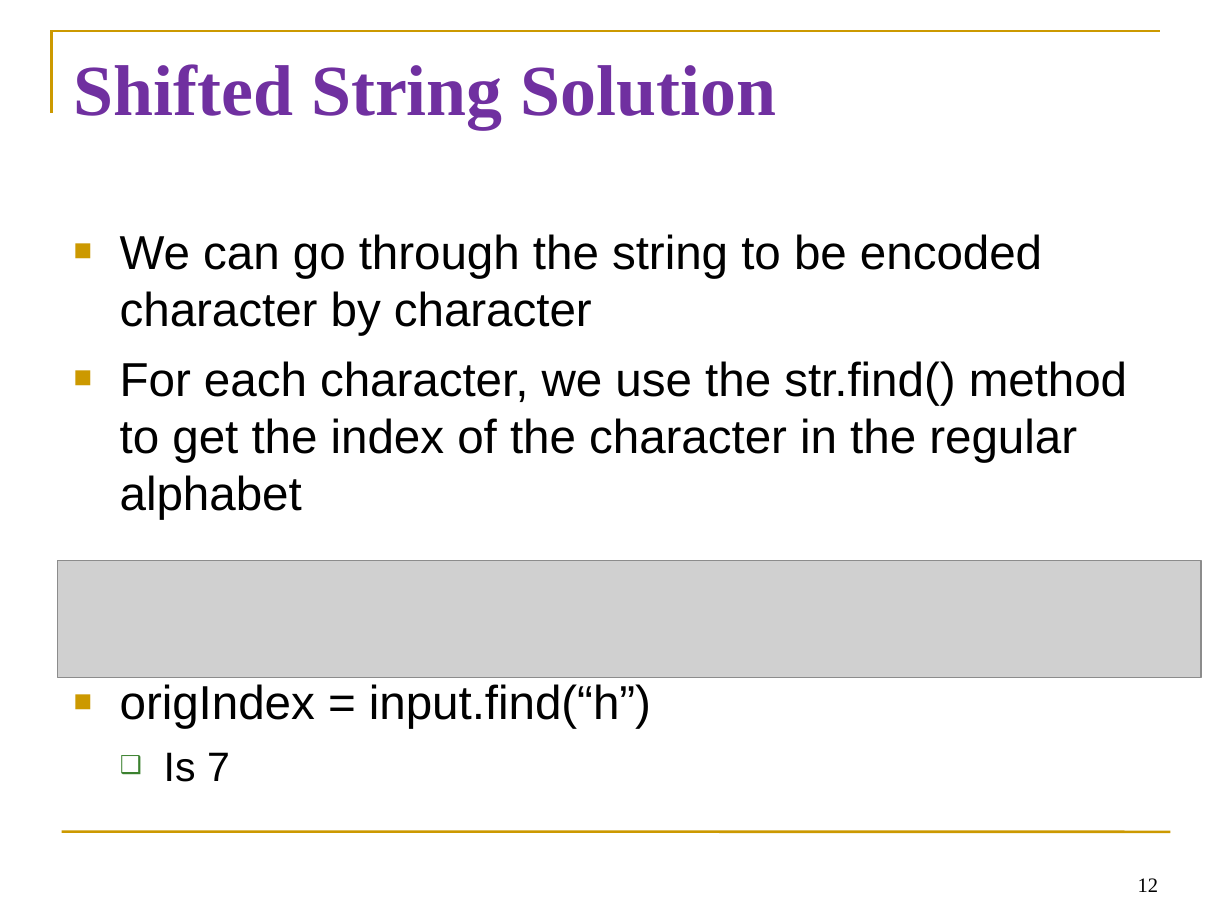
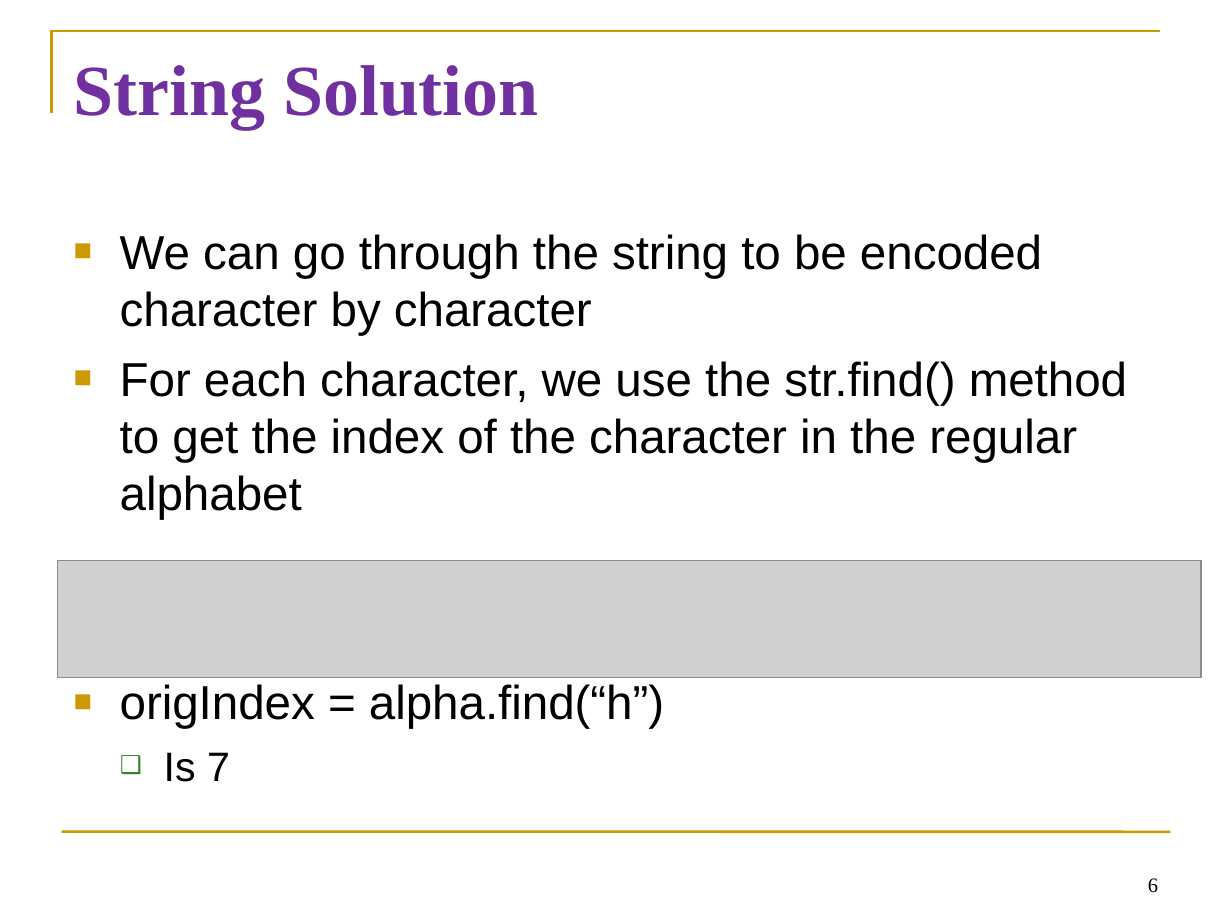
Before and after one commit to diesburg/teaching-intro-to-python-fall-2024, a slide deck: slide 6 of sessions/s19/s19.ppt (slide 12 before the commit). Drawn at 1232x924 pixels with LibreOffice and Linux fonts; fonts in the diff are those of the drawing; grey boxes stand for pictures. Boxes give left, top, right and bottom in pixels: in the first picture for what was removed or moved away, otherwise in the second. Text is boxed around its words. In the diff, an @@ line names an element or a change of style, - is before the commit and + after.

```diff
--- a/sessions/s19/s19.ppt
+++ b/sessions/s19/s19.ppt
@@ title at [74, 65, 538, 130]: text changed @@
-Shifted String Solution
+String Solution
@@ text at [120, 684, 664, 729]: text changed @@
-■ origIndex = input.find(“h”)
+■ origIndex = alpha.find(“h”)
@@ page number at [1148, 878, 1158, 893]: text changed @@
-12
+6
```
Also in this commit, not shown: 4 other slides changed, 2 slides added, 4 slides removed, 13 other files.
